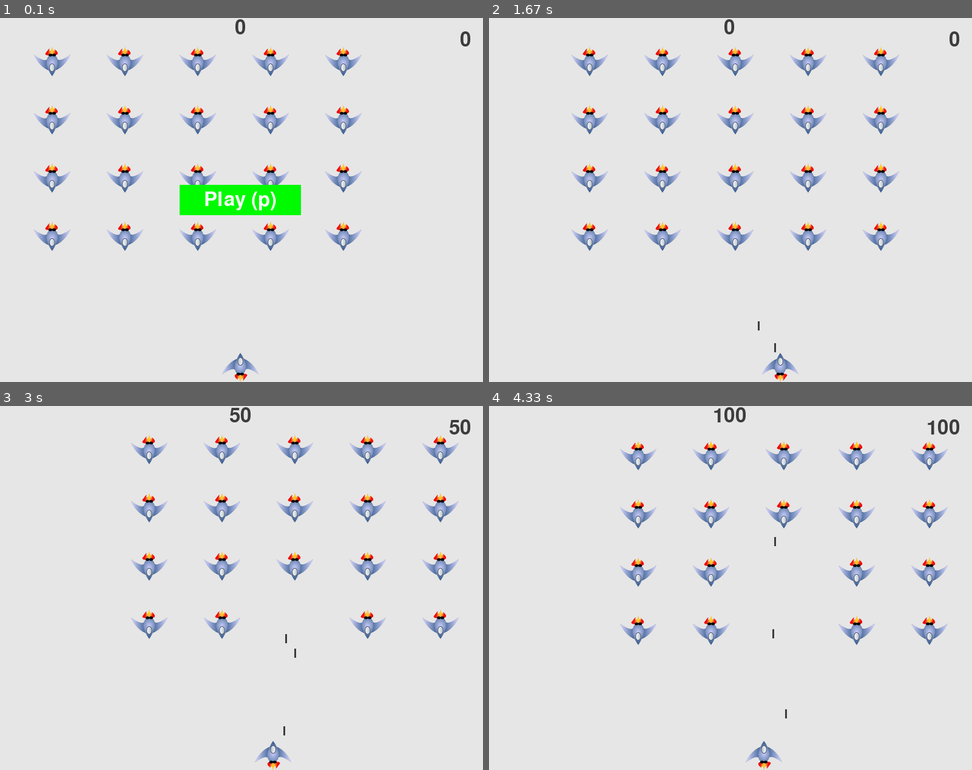
Above: before the commit, frames 1-4 (two rows, left to right).
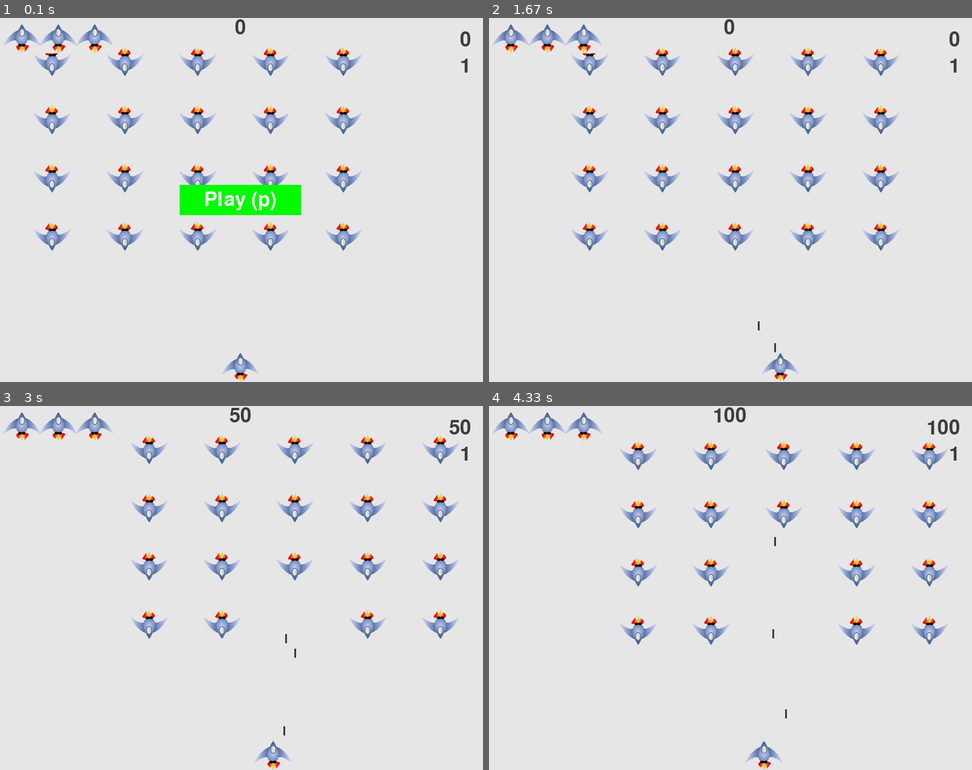
Above: after the commit, the same moments.

Repository: GEORGE1256/WAREHOUSE
Game: pygame game, started from alien_invasion/alien_invasion.py
Two runs of this game, one before a commit and one after it. Both use one fixed random seed, a clock stepped at 60 frames per second and the inputs below.
Inputs (mouse positions are in pixels of both pictures, inside the frame that each line leads up to):
- Up to frame 1 (0.1 s): no input
- Up to frame 2 (1.67 s): hold P 0.33-0.8 s; hold Right 0.33-0.8 s; click (730, 200) at 0.88 s; hold Right 1.17-1.63 s; tap Space at 1.23, 1.53 s
- Up to frame 3 (3 s): hold Right 1.67-2.13 s; tap Space at 1.73, 2.03, 2.23, 2.53, 2.8 s; hold Left 2.17-2.7 s; hold Left from 2.73 s (still down)
- Up to frame 4 (4.33 s): tap Space at 3.1, 3.23, 3.53, 3.9, 4.2 s; release Left at 3.13 s; hold Right 3.17-3.8 s; hold Left 3.83-4.3 s

The runs differ from the first frame. In frame 1, 0.7% of the frame differs, in the area x 0-97%, y 1-15%; in frame 2, 0.7%; in frame 3, 0.7%; in frame 4, 0.7%.

Commit message:
0128 添加等级模块

Diff:
--- a/alien_invasion/alien_invasion.py
+++ b/alien_invasion/alien_invasion.py
@@ -44,12 +44,12 @@
     while True:
 
         # 监视键盘和鼠标事件
-        gf.check_events(ai_settings, screen, stats, play_button, ship, aliens, bullets)
+        gf.check_events(ai_settings, screen, stats, play_button, sb, ship, aliens, bullets)
         if stats.game_active:
             # 判断是否处于活动状态
             ship.update()
             gf.update_bullets(ai_settings, screen, stats, sb, ship, aliens, bullets)
-            gf.update_aliens(ai_settings, stats, screen, ship, aliens, bullets)
+            gf.update_aliens(ai_settings, stats, sb, screen, ship, aliens, bullets)
 
         # 重新绘制屏幕
         gf.update_screen(ai_settings, screen, stats, sb, ship, aliens, bullets, play_button)
--- a/alien_invasion/codingLog.py
+++ b/alien_invasion/codingLog.py
@@ -92,4 +92,13 @@
 4. ship 耗尽之后，界面依然会显示遗留的外星人、子弹，是否正常？
 
 5. 为啥突然游戏速度变慢了，为啥？
+= 改天重新启动程序，没有这个问题了。
+
+2020年1月28日
+1. 添加了显示等级模块
+2. 目前代码已经写到一定程度，停一停，好好理解一下已经完成的代码
+    理解好了之后，再继续写。
+
+
+
 """
--- a/alien_invasion/game_functions.py
+++ b/alien_invasion/game_functions.py
@@ -5,7 +5,7 @@
 from bullet import Bullet
 from alien import Alien
 
-def check_keydown_events(event, ai_settings, screen, stats, ship, aliens, bullets):
+def check_keydown_events(event, ai_settings, screen, stats, sb, ship, aliens, bullets):
     # 响应按键
     if event.key == pygame.K_RIGHT:
         ship.moving_right = True
@@ -18,7 +18,7 @@
         sys.exit()
     elif event.key == pygame.K_p:
         # 按p，开始游戏， == play
-        start_game(ai_settings, screen, stats, ship, aliens, bullets)
+        start_game(ai_settings, screen, stats, sb, ship, aliens, bullets)
 
 def fire_bullet(ai_settings, screen, ship, bullets):
     # 如果还没有达到限制，就发射一颗子弹
@@ -34,22 +34,23 @@
     elif event.key == pygame.K_LEFT:
         ship.moving_left = False
 
-def check_events(ai_settings, screen, stats, play_button, ship, aliens, bullets):
+def check_events(ai_settings, screen, stats, play_button, sb, ship, aliens, bullets):
     # 响应按键和鼠标事件
     for event in pygame.event.get():
         if event.type == pygame.QUIT:
             sys.exit()
         elif event.type == pygame.KEYDOWN:
-            check_keydown_events(event, ai_settings, screen, stats, ship, aliens, bullets)
+            check_keydown_events(event, ai_settings, screen, stats, sb, ship, aliens, bullets)
         elif event.type == pygame.KEYUP:
             check_keyup_events(event, ship)
         elif event.type == pygame.MOUSEBUTTONDOWN:
             # 检查用户是否点击PLAY按钮
             mouse_x, mouse_y = pygame.mouse.get_pos()
-            check_play_button(ai_settings, screen, stats, play_button, ship, aliens,
+            # 调用PLAY按钮
+            check_play_button(ai_settings, screen, stats, play_button, sb, ship, aliens,
                 bullets, mouse_x, mouse_y)
 
-def check_play_button(ai_settings, screen, stats, play_button, ship, aliens,
+def check_play_button(ai_settings, screen, stats, play_button, sb, ship, aliens,
         bullets, mouse_x, mouse_y):
     # 检查用户是否点击PLAY按钮
     button_clicked = play_button.rect.collidepoint(mouse_x, mouse_y)
@@ -57,16 +58,22 @@
         # 重置游戏设置
         ai_settings.initialize_dynamic_settings()
         # 开始新的游戏
-        start_game(ai_settings, screen, stats, ship, aliens, bullets)
-
-
-def start_game(ai_settings, screen, stats, ship, aliens, bullets):
+        start_game(ai_settings, screen, stats, sb, ship, aliens, bullets)
+
+
+def start_game(ai_settings, screen, stats, sb, ship, aliens, bullets):
     # 按P重新开始游戏
     # 隐藏光标
     pygame.mouse.set_visible(False)
     # 重置游戏统计信息
     stats.reset_stats()
     stats.game_active = True
+
+    # 重记记分牌图像；飞船与外星人撞击时调用 sb
+    sb.prep_score()
+    sb.prep_high_score()
+    sb.prep_level()
+    sb.prep_ships()
 
     # 清空编组
     aliens.empty()
@@ -133,7 +140,12 @@
         bullets.empty()
         # 每成功击落完后，提高游戏速度
         ai_settings.increase_speed()
+        # 提高等级
+        stats.level += 1
+        sb.prep_level()
+
         create_fleet(ai_settings, screen, ship, aliens)
+
 
 
 # 重构前：
@@ -222,11 +234,30 @@
     ai_settings.fleet_direction *= -1
 
 
-def ship_hit(ai_settings, stats, screen, ship, aliens, bullets):
+def update_aliens(ai_settings, stats, sb, screen, ship, aliens, bullets):
+    # 更新外星人群的中的外星人位置
+    # 检查是否有外星人位于屏幕边缘，并更新整群外星人的位置
+    check_fleet_edges(ai_settings, aliens)
+    aliens.update()
+
+    # 检测外星人是否和飞船碰撞
+    if pygame.sprite.spritecollideany(ship, aliens):
+        # print('Ship Hit!!!')
+        # 打印在终端，不是screen
+        ship_hit(ai_settings, stats, sb, screen, ship, aliens, bullets)
+
+    # 检查是否有外星人撞倒屏幕底部
+    check_aliens_bottom(ai_settings, stats, sb, screen, ship, aliens, bullets)
+
+
+def ship_hit(ai_settings, stats, sb, screen, ship, aliens, bullets):
     # 当外星人和飞船相撞
     if stats.ships_left > 0:
         # 扣减剩余数量
         stats.ships_left -= 1
+
+        # 更新得分牌
+        sb.prep_ships()
 
         # 清空外星人和子弹
         aliens.empty()
@@ -242,29 +273,14 @@
         stats.game_active = False
         pygame.mouse.set_visible(True)
 
-def check_aliens_bottom(ai_settings, stats, screen, ship, aliens, bullets):
+def check_aliens_bottom(ai_settings, stats, sb, screen, ship, aliens, bullets):
     # 检查外星人是否到了屏幕底部
     screen_rect = screen.get_rect()
     for alien in aliens.sprites():
         if alien.rect.bottom >= screen_rect.bottom:
             # 像飞船被撞倒一样处理
-            ship_hit(ai_settings, stats, screen, ship, aliens, bullets)
+            ship_hit(ai_settings, stats, sb, screen, ship, aliens, bullets)
             break
-
-def update_aliens(ai_settings, stats, screen, ship, aliens, bullets):
-    # 更新外星人群的中的外星人位置
-    # 检查是否有外星人位于屏幕边缘，并更新整群外星人的位置
-    check_fleet_edges(ai_settings, aliens)
-    aliens.update()
-
-    # 检测外星人是否和飞船碰撞
-    if pygame.sprite.spritecollideany(ship, aliens):
-        # print('Ship Hit!!!')
-        # 打印在终端，不是screen
-        ship_hit(ai_settings, stats, screen, ship, aliens, bullets)
-
-    # 检查是否有外星人撞倒屏幕底部
-    check_aliens_bottom(ai_settings, stats, screen, ship, aliens, bullets)
 
 def check_high_score(stats, sb):
     # 查看是否生成了新的最高分
--- a/alien_invasion/game_stats.py
+++ b/alien_invasion/game_stats.py
@@ -17,6 +17,7 @@
         self.score = 0
         # 每次开始，都重置，不能放在__init__中；每次点击“PLAY", 是
         # 新游戏，所以分数也要重置；
+        self.level = 1
 
 
 
--- a/alien_invasion/scoreboard.py
+++ b/alien_invasion/scoreboard.py
@@ -1,4 +1,9 @@
+
 import pygame.font
+from pygame.sprite import Group
+# 用来创建飞船编组，显示剩余的ship
+from ship import Ship
+# 导入ship 类，显示剩余ship
 
 class Scoreboard():
     # 得分信息的类
@@ -18,6 +23,10 @@
         self.prep_score()
         # 最高分
         self.prep_high_score()
+        # 等级
+        self.prep_level()
+        # 剩余飞船
+        self.prep_ships()
 
 
     def prep_score(self):
@@ -44,7 +53,44 @@
         self.high_score_rect.centerx = self.screen_rect.centerx
         self.high_score_rect.top = self.screen_rect.top
 
+    def prep_level(self):
+        # 将等级渲染为图像
+        self.level_image = self.font.render(str(self.stats.level), True, self.text_color, self.ai_settings.bg_color)
+        # 将等级放在得分下方
+        self.level_rect = self.level_image.get_rect()
+        self.level_rect.right = self.score_rect.right
+        self.level_rect.top = self.score_rect.bottom + 10
+
+    def prep_ships(self):
+        # 显示剩余飞船
+        self.ships = Group()
+        # 创建空编组，存储飞船实例
+        for ship_number in range(self.stats.ships_left):
+            # 剩余N 个飞船，循环N 次，绘制N 个飞船
+            ship = Ship(self.ai_settings, self.screen)
+            """ 这句忘了是什么意思了，想不起来，尤其是 2 个参数
+            Ship 类中，需要2 个参数，如上；"""
+            ship.rect.x = 10 + ship_number * ship.rect.width
+            ship.rect.y = 10
+            # ship是横着排列的
+            self.ships.add(ship)
+            # 将新飞船添加到编组中
+
     def show_score(self):
-        # 显示得分
+        # 显示得分；更新屏幕是调用
         self.screen.blit(self.score_image, self.score_rect)
         self.screen.blit(self.high_score_image, self.high_score_rect)
+        self.screen.blit(self.level_image, self.level_rect)
+
+        # 绘制飞船;参数表示绘制位置；
+        self.ships.draw(self.screen)
+
+
+        """
+        在界面添加元素的思路：
+        1. 先显示初始值：在game.stats.py 显示初始值
+        2. 显示游戏过程中的值：在scoreboard.py 显示游戏过程中的值
+        3. 最后屏幕更新到最新的值：self.screen.blit()；这一步可以归类到上一步
+        4. 写出元素的计算逻辑：game_functins.py
+        prep_level 被调用了 2 次，一次是初始化的时候，显示当前等级；另一次是游戏进行过程中（当外星人全部被消灭之后，调用一次）
+        """
--- a/alien_invasion/ship.py
+++ b/alien_invasion/ship.py
@@ -1,9 +1,14 @@
 import pygame
+from pygame.sprite import Sprite
+# 因为要显示剩余的ship数量，所以需要调用Sprite
 
-class Ship():
+class Ship(Sprite):
+    # 使用sprite时，类中要传入sprite 参数
 
     def __init__(self, ai_settings, screen):
         # 初始化飞船；设置飞船初始位置
+        super(Ship, self).__init__()
+        # Sprite
         self.screen = screen
         self.ai_settings = ai_settings
 
@@ -44,3 +49,9 @@
     def center_ship(self):
         # 飞船居中
         self.center = self.screen_rect.centerx
+
+
+
+        """
+        # 使用sprite时，类中要传入sprite 参数
+        """
